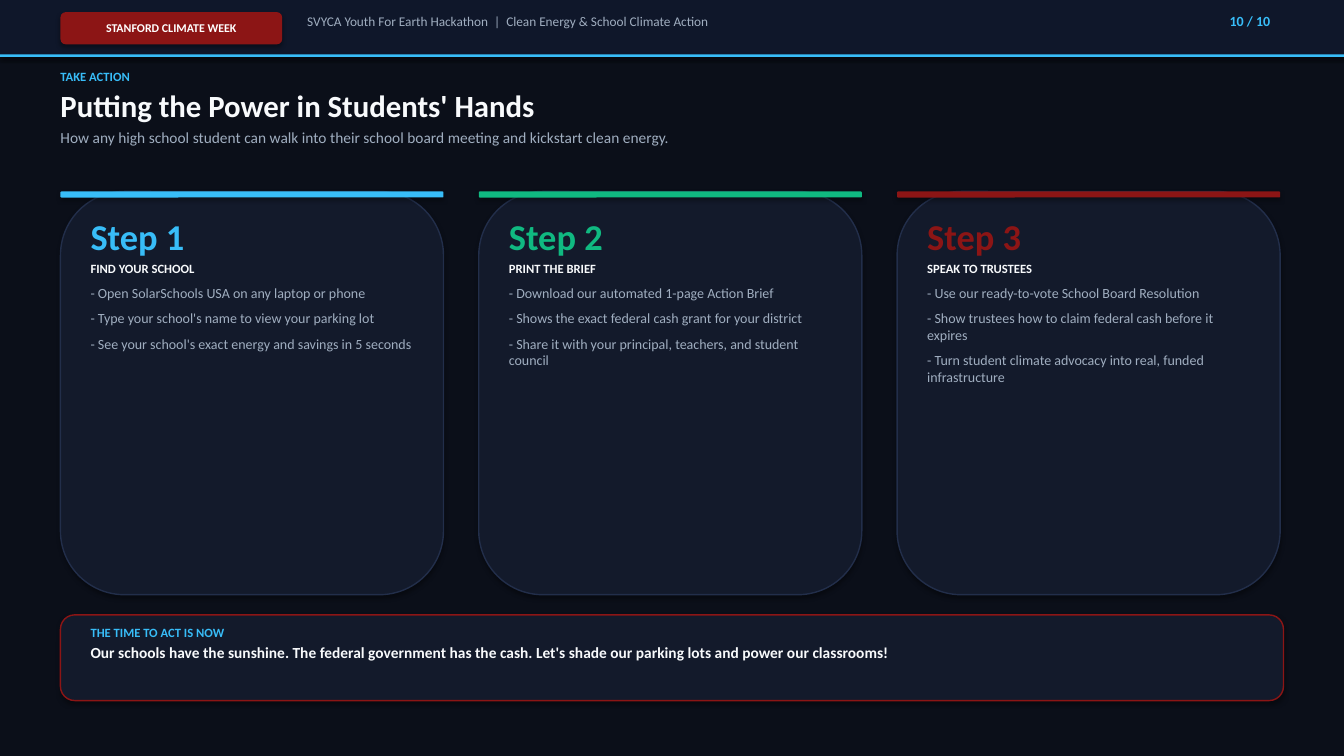
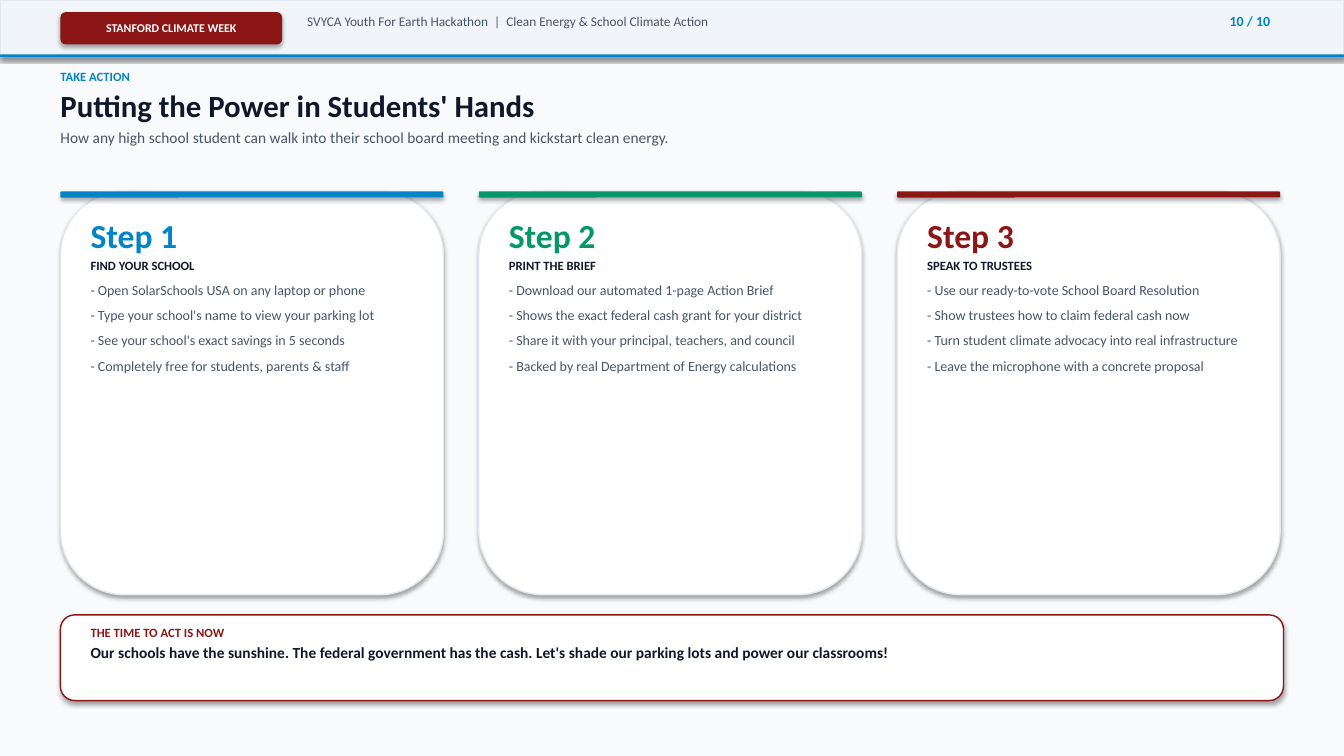
Before and after one commit to pranav-balaji/svyca2026, a slide deck: slide 10 of SolarSchoolsUSA_PitchDeck.pptx. Drawn at 1344x756 pixels with LibreOffice and Linux fonts; fonts in the diff are those of the drawing. Boxes give left, top, right and bottom in pixels: in the first picture for what was removed or moved away, otherwise in the second. Text is boxed around its words. In the diff, an @@ line names an element or a change of style, - is before the commit and + after.

Commit message:
feat(presentation): switch to light theme and problem-first introduction

```diff
--- a/SolarSchoolsUSA_PitchDeck.pptx
+++ b/SolarSchoolsUSA_PitchDeck.pptx
@@ rectangle at bbox=[0, 0, 1344, 756]: fill #0B0F19 to #F8FAFC @@
@@ rectangle at bbox=[0, 0, 1344, 55]: fill #0F172A to #F1F5F9; outline none to #E2E8F0 1 pt @@
@@ text "SVYCA Youth For Earth Hackathon ..." at bbox=[307, 17, 709, 29]: text colour #A0AEC0 to #475569 @@
@@ text "10 / 10" at bbox=[1230, 17, 1270, 26]: text colour #38BDF8 to #0284C7 @@
@@ rectangle at bbox=[0, 54, 1344, 57]: fill #38BDF8 to #0284C7 @@
@@ text "TAKE ACTION" at bbox=[60, 72, 669, 146]: text colour #38BDF8 to #0284C7 in "TAKE ACTION"; text colour #F8FAFC to #0F172A in "Putting the Power in Students' Hands"; text colour #A0AEC0 to #475569 in "How any high school student can walk ..." @@
@@ rounded rectangle at bbox=[60, 192, 444, 198]: fill #38BDF8 to #0284C7 @@
@@ rounded rectangle at bbox=[479, 192, 862, 198]: fill #10B981 to #059669 @@
@@ fill #131A2B to #FFFFFF; outline #222E4A 1 pt to #E2E8F0 1 pt in 3 elements at bbox=[60, 192, 444, 595], bbox=[479, 192, 862, 595], bbox=[897, 192, 1280, 595] @@
@@ text at bbox=[91, 226, 374, 323]: size 26 to 24 pt, text colour #38BDF8 to #0284C7 in "Step 1"; text colour #F8FAFC to #0F172A in "FIND YOUR SCHOOL"; text colour #A0AEC0 to #475569 in "- Open SolarSchools USA on any laptop ...", "- Type your school's name to view ..." @@
@@ text at bbox=[509, 226, 802, 323]: size 26 to 24 pt, text colour #10B981 to #059669 in "Step 2"; text colour #F8FAFC to #0F172A in "PRINT THE BRIEF"; text colour #A0AEC0 to #475569 in "- Download our automated 1-page Action Brief", "- Shows the exact federal cash grant ..." @@
@@ text at bbox=[927, 226, 1199, 298]: size 26 to 24 pt in "Step 3"; text colour #F8FAFC to #0F172A in "SPEAK TO TRUSTEES"; text colour #A0AEC0 to #475569 in "- Use our ready-to-vote School Board Resolution" @@
@@ text at bbox=[935, 310, 1238, 374]: text changed; text colour #A0AEC0 to #475569 @@
-- Show trustees how to claim federal cash before it expires
-- Turn student climate advocacy into real, funded infrastructure
+- Show trustees how to claim federal cash now
+- Turn student climate advocacy into real infrastructure
+- Leave the microphone with a concrete proposal
@@ text at bbox=[98, 335, 350, 374]: text changed; text colour #A0AEC0 to #475569 @@
-- See your school's exact energy and savings in 5 seconds
+- See your school's exact savings in 5 seconds
+- Completely free for students, parents & staff
@@ text at bbox=[516, 335, 797, 374]: text changed; text colour #A0AEC0 to #475569 @@
-- Share it with your principal, teachers, and student council
+- Share it with your principal, teachers, and council
+- Backed by real Department of Energy calculations
@@ rounded rectangle at bbox=[60, 615, 1284, 701]: fill #131A2B to #FFFFFF @@
@@ text "THE TIME TO ACT IS ..." at bbox=[91, 628, 889, 661]: text colour #38BDF8 to #8C1515 in "THE TIME TO ACT IS NOW"; text colour #F8FAFC to #0F172A in "Our schools have the sunshine. The federal ..." @@
```
Also in this commit, not shown: 8 other slides changed, 1 slide added, 1 slide removed, 3 other files.
